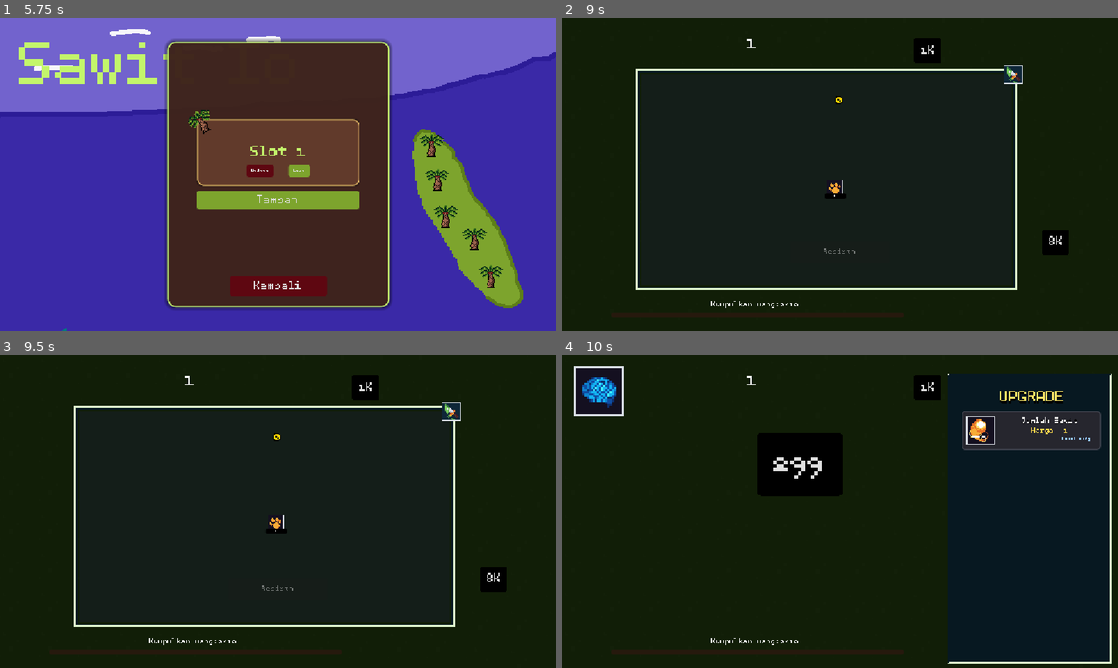
Above: before the commit, frames 1-4 (two rows, left to right).
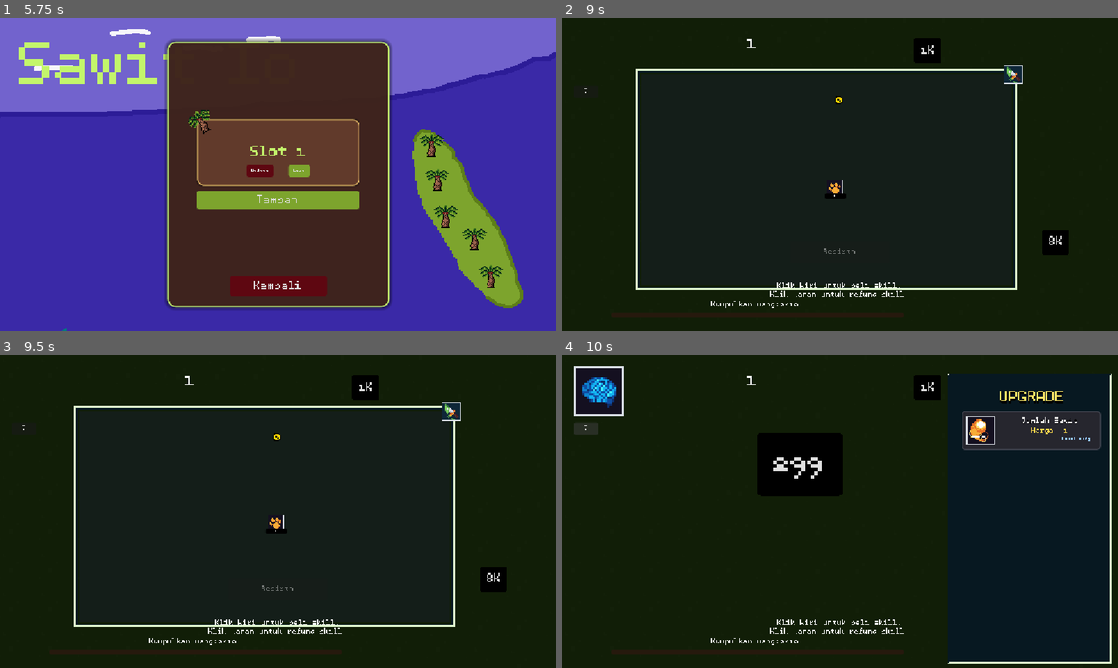
Above: after the commit, the same moments.

Repository: azizul987/Sawit-io
Game: Godot game, scene res://Scene/MainMenui.tscn
The game is run twice, just before and just after one commit, with the same random seed, the same clock (stepped at 60 frames per second) and the same inputs. Sound files missing from this copy of the repository are replaced by a short silence.
Inputs (mouse positions are in pixels of both pictures, inside the frame that each line leads up to):
- Up to frame 1 (5.75 s): click "Mulai" at 0.5 s; tap Enter at 1.25 s; drag from (489, 274) to (444, 215) at 1.27 s; click "Tambah" at 2 s; click "Kembali" at 2.75 s; click "Mulai" at 3.5 s; drag from (472, 237) to (439, 180) at 4.27 s; move the mouse to (472, 237) at 5.02 s; hold Right (ui_right) from 5.03 s (still down); hold Q (zoom_in) from 5.03 s (still down); click (472, 237) at 5.17 s
- Up to frame 2 (9 s): release Right (ui_right) at 5.75 s; release Q (zoom_in) at 5.75 s; click "Load" at 5.75 s; click "299" at 6.5 s; click "1K" at 7.25 s; click "8K" at 8 s; click (600, 55) at 8.75 s
- Up to frame 3 (9.5 s): no input
- Up to frame 4 (10 s): click (584, 430) at 9.5 s, where only the run after the commit has a clickable "?"

Frame 1 is identical in both runs. In frame 2, 0.2% of the frame differs, in the area x 4-62%, y 22-90%; in frame 3, 0.2%; in frame 4, 0.4%, in the area x 2-62%, y 21-90%.

Commit message:
add one-time hint system and help panel (?)

Diff:
--- /dev/null
+++ b/Logic/skrip/global/HintManager.gd
@@ -0,0 +1,51 @@
+extends Node
+
+# Baca hints_shown langsung dari save aktif (tanpa cache)
+# supaya otomatis ikut slot yang sedang aktif
+
+# Panggil ini dari mana saja untuk tampilkan hint sekali
+# Contoh: HintManager.show_hint("skill_tree_open", "Klik kiri beli skill, klik kanan refund!")
+func show_hint(id: String, text: String) -> void:
+	var data := SaveManager.read_save_data()
+	var hints_shown: Dictionary = data.get("hints_shown", {})
+	if hints_shown.get(id, false):
+		return
+	hints_shown[id] = true
+	data["hints_shown"] = hints_shown
+	SaveManager.write_save_data(data)
+	_display(text)
+
+# Reset semua hint (misal saat new game / delete save)
+func reset_hints() -> void:
+	var data := SaveManager.read_save_data()
+	data["hints_shown"] = {}
+	SaveManager.write_save_data(data)
+
+func _display(text: String) -> void:
+	# Buat CanvasLayer supaya muncul di atas semua UI
+	var canvas := CanvasLayer.new()
+	canvas.layer = 100
+	get_tree().root.add_child(canvas)
+
+	var label := Label.new()
+	label.text = text
+	label.autowrap_mode = TextServer.AUTOWRAP_WORD
+	label.custom_minimum_size = Vector2(300, 0)
+	label.anchor_left = 0.5
+	label.anchor_top = 1.0
+	label.anchor_right = 0.5
+	label.anchor_bottom = 1.0
+	label.grow_horizontal = Control.GROW_DIRECTION_BOTH
+	label.grow_vertical = Control.GROW_DIRECTION_BEGIN
+	label.offset_left = -150
+	label.offset_top = -100
+	label.offset_right = 150
+	label.offset_bottom = -60
+	label.horizontal_alignment = HORIZONTAL_ALIGNMENT_CENTER
+	canvas.add_child(label)
+
+	# Fade out dan hapus setelah 3 detik
+	var tween := create_tween()
+	tween.tween_interval(2.0)
+	tween.tween_property(label, "modulate:a", 0.0, 1.0)
+	tween.tween_callback(canvas.queue_free)
--- a/Ui/Ui_Main.tscn
+++ b/Ui/Ui_Main.tscn
@@ -1,6 +1,7 @@
 [gd_scene format=3 uid="uid://cxv7ow360bpqu"]
 
 [ext_resource type="Script" uid="uid://blbpjm0f72dxi" path="res://Ui/label.gd" id="1_vcfie"]
+[ext_resource type="PackedScene" path="res://Ui/help_panel.tscn" id="help_panel"]
 [ext_resource type="FontFile" uid="uid://bgj0m7o0vpyqi" path="res://temp tekture/font/BPdotsSquareBold.otf" id="2_lr6hm"]
 [ext_resource type="Texture2D" uid="uid://cj5pek6qteonq" path="res://temp tekture/skill_icons_by_quintino_pixels/24x24/skill_icons46.png" id="3_k7e2i"]
 [ext_resource type="Texture2D" uid="uid://ka5qstdt47mc" path="res://temp tekture/skill_icons_by_quintino_pixels/24x24/skill_icons47.png" id="4_6dpwe"]
@@ -239,4 +240,18 @@
 horizontal_alignment = 1
 vertical_alignment = 1
 
+[node name="BtnHelp" type="Button" parent="CanvasLayer" unique_id=777100001]
+layout_mode = 0
+offset_left = 25.0
+offset_top = 140.0
+offset_right = 75.0
+offset_bottom = 165.0
+text = "?"
+
+[node name="HelpPanel" parent="CanvasLayer" instance=ExtResource("help_panel")]
+layout_mode = 0
+offset_right = 1152.0
+offset_bottom = 648.0
+
 [connection signal="pressed" from="CanvasLayer/SkillTree/Change _Mode" to="." method="_on_texture_button_pressed"]
+[connection signal="pressed" from="CanvasLayer/BtnHelp" to="." method="_on_help_btn_pressed"]
--- /dev/null
+++ b/Ui/help_panel.gd
@@ -0,0 +1,15 @@
+extends Control
+
+func _ready() -> void:
+	visible = false
+
+func toggle() -> void:
+	visible = not visible
+
+func _input(event: InputEvent) -> void:
+	if not visible:
+		return
+	# Tutup kalau klik di luar panel atau tekan Escape
+	if event is InputEventKey and event.pressed and event.keycode == KEY_ESCAPE:
+		visible = false
+		get_viewport().set_input_as_handled()
--- /dev/null
+++ b/Ui/help_panel.tscn
@@ -0,0 +1,85 @@
+[gd_scene format=3 uid="uid://j6sn5v1jemgv"]
+
+[ext_resource type="Script" uid="uid://b38plidlqqo4e" path="res://Ui/help_panel.gd" id="1_help"]
+
+[node name="HelpPanel" type="Control" unique_id=813547591]
+layout_mode = 3
+anchors_preset = 15
+anchor_right = 1.0
+anchor_bottom = 1.0
+grow_horizontal = 2
+grow_vertical = 2
+script = ExtResource("1_help")
+
+[node name="Overlay" type="ColorRect" parent="." unique_id=146152504]
+layout_mode = 1
+anchors_preset = 15
+anchor_right = 1.0
+anchor_bottom = 1.0
+grow_horizontal = 2
+grow_vertical = 2
+color = Color(0, 0, 0, 0.5)
+
+[node name="Panel" type="PanelContainer" parent="." unique_id=519101331]
+layout_mode = 1
+anchors_preset = 8
+anchor_left = 0.5
+anchor_top = 0.5
+anchor_right = 0.5
+anchor_bottom = 0.5
+offset_left = -200.0
+offset_top = -200.0
+offset_right = 200.0
+offset_bottom = 200.0
+grow_horizontal = 2
+grow_vertical = 2
+
+[node name="MarginContainer" type="MarginContainer" parent="Panel" unique_id=484408580]
+layout_mode = 2
+theme_override_constants/margin_left = 16
+theme_override_constants/margin_top = 16
+theme_override_constants/margin_right = 16
+theme_override_constants/margin_bottom = 16
+
+[node name="VBoxContainer" type="VBoxContainer" parent="Panel/MarginContainer" unique_id=2051754690]
+layout_mode = 2
+theme_override_constants/separation = 12
+
+[node name="Judul" type="Label" parent="Panel/MarginContainer/VBoxContainer" unique_id=1041743958]
+layout_mode = 2
+text = "Cara Main & Shortcut"
+horizontal_alignment = 1
+
+[node name="HSeparator" type="HSeparator" parent="Panel/MarginContainer/VBoxContainer" unique_id=1088982202]
+layout_mode = 2
+
+[node name="Isi" type="RichTextLabel" parent="Panel/MarginContainer/VBoxContainer" unique_id=1519906430]
+custom_minimum_size = Vector2(0, 260)
+layout_mode = 2
+bbcode_enabled = true
+text = "[b]Gameplay[/b]
+Klik pohon sawit  →  Panen poin
+Klik upgrade  →  Beli 1x
+Ctrl + Klik upgrade  →  Beli sebanyak mungkin sekaligus
+
+[b]Skill Tree[/b]
+Klik kiri icon/tombol  →  Beli skill
+Klik kanan icon/tombol  →  Refund skill (hanya run ini)
+Klik kanan drag  →  Geser kamera
+Scroll / Q E  →  Zoom in/out
+Arrow keys  →  Geser kamera
+F  →  Reset posisi kamera ke tengah
+Klik di luar panel  →  Tutup skill tree
+
+[b]Rebirth[/b]
+Rebirth  →  Reset semua progress kecuali skill
+Skill yang sudah dibeli sebelum rebirth terkunci permanen
+Alokasi skill bisa dibatalkan (klik kanan) sebelum rebirth"
+fit_content = true
+scroll_active = false
+
+[node name="BtnTutup" type="Button" parent="Panel/MarginContainer/VBoxContainer" unique_id=1855387818]
+layout_mode = 2
+text = "Tutup"
+
+[connection signal="pressed" from="Panel/MarginContainer/VBoxContainer/BtnTutup" to="." method="toggle"]
--- a/Ui/label.gd
+++ b/Ui/label.gd
@@ -2,6 +2,7 @@
 
 @onready var  skor=$CanvasLayer/Control/Point
 @onready var skillshow=$"CanvasLayer/SkillTree/Change _Mode"
+@onready var help_panel = $CanvasLayer/HelpPanel
 # Called when the node enters the scene tree for the first time.
 
 
@@ -39,10 +40,14 @@
 	SaveManager.save_game()
 	skillshow.hide()
 	$UpdateMenu.hide()
+	HintManager.show_hint("skill_tree_open", "Klik kiri untuk beli skill.\nKlik kanan untuk refund skill.")
 
 
 
 
+func _on_help_btn_pressed() -> void:
+	help_panel.toggle()
+
 func _on_exit_pressed() -> void:
 	SaveManager.save_game()
 	get_tree().change_scene_to_file("res://Scene/MainMenui.tscn")
--- a/Ui/skill_tree_ui.gd
+++ b/Ui/skill_tree_ui.gd
@@ -80,7 +80,10 @@
 
 func _process(delta: float) -> void:
 	rebirth_point_label.text = str(Point.rebirth_point)
-	rebirth_btn.disabled = not _ada_skill_teralokasi()
+	var bisa_rebirth := _ada_skill_teralokasi()
+	if bisa_rebirth and rebirth_btn.disabled:
+		HintManager.show_hint("rebirth_ready", "Rebirth tersedia!\nProgress reset, skill tetap tersimpan.")
+	rebirth_btn.disabled = not bisa_rebirth
 
 func _input(event: InputEvent) -> void:
 	if not visible:
--- a/Ui/update_menu.gd
+++ b/Ui/update_menu.gd
@@ -124,6 +124,7 @@
 	if bought == 0:
 		return
 
+	HintManager.show_hint("upgrade_ctrl", "Tahan Ctrl + Klik upgrade\nuntuk beli sebanyak mungkin sekaligus!")
 	button.refresh()
 
 	var map = get_tree().current_scene.get_node_or_null("map")
--- a/project.godot
+++ b/project.godot
@@ -21,6 +21,7 @@
 Debug="*uid://ckwrku1l76rkv"
 SaveManager="*uid://dbxybk6q0cit3"
 AudioManager="*res://Logic/skrip/global/AudioManager.gd"
+HintManager="*res://Logic/skrip/global/HintManager.gd"
 
 [display]
 
Not shown, added: Logic/skrip/global/HintManager.gd.uid
Not shown, added: Ui/help_panel.gd.uid
